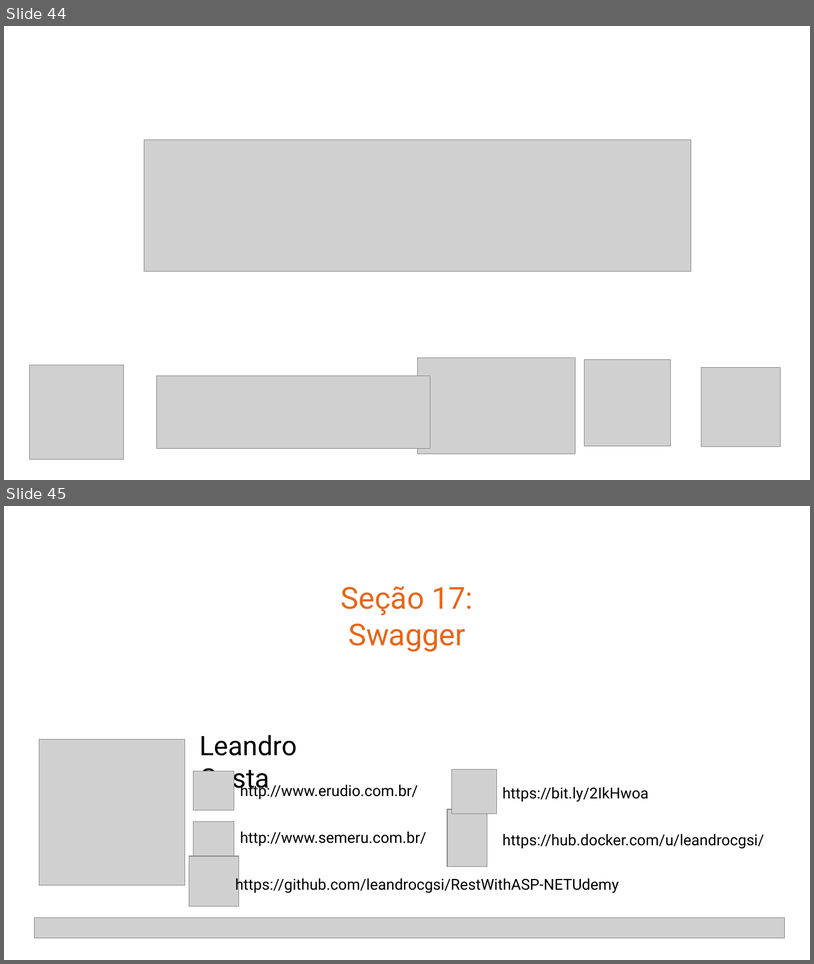
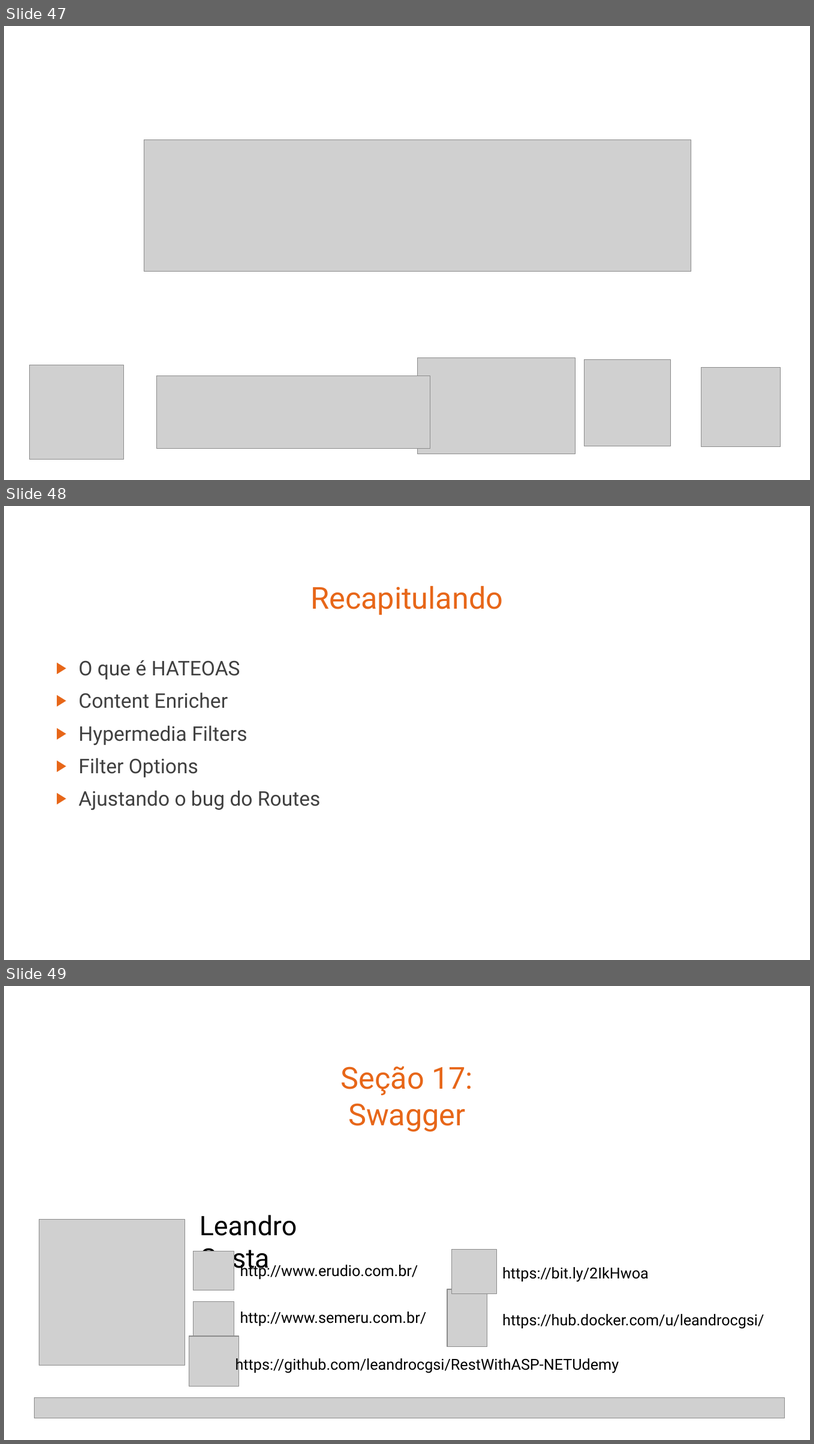
Before and after one commit to leandrocgsi/RestWithASP-NETUdemy, a slide deck: Documents/Building Modern RESTFul API's With ASP.NET Core - Architectural Overview.pptx. Shown one above the other, each under a label of ours: slides 44 and 45 before the commit, slides 47, 48 and 49 after it. The pictures are 814x964 and 814x1444 pixels, drawn with LibreOffice and Linux fonts; fonts in the diff are those of the drawing; grey boxes stand for pictures. Boxes give left, top, right and bottom in pixels: in the first picture for what was removed or moved away, otherwise in the second. Text is boxed around its words. In the diff, an @@ line names an element or a change of style, - is before the commit and + after.

```diff
--- a/Documents/Building Modern RESTFul API's With ASP.NET Core - Architectural Overview.pptx
+++ b/Documents/Building Modern RESTFul API's With ASP.NET Core - Architectural Overview.pptx
@@ slide 48 added at box(4, 506, 810, 960), background #FFFFFF @@
@@ title added at box(311, 586, 503, 615), 36 pt, text #E76618 @@
+Recapitulando
@@ text added at box(78, 660, 321, 810), 24 pt, text #404040 @@
+▶ O que é HATEOAS
+▶ Content Enricher
+▶ Hypermedia Filters
+▶ Filter Options
+▶ Ajustando o bug do Routes
@@ what was slide 44 is now slide 47 @@
@@ what was slide 45 is now slide 49 @@
```
Also in this commit, not shown: 3 slides changed, 11 other slides added, 3 slides removed.
